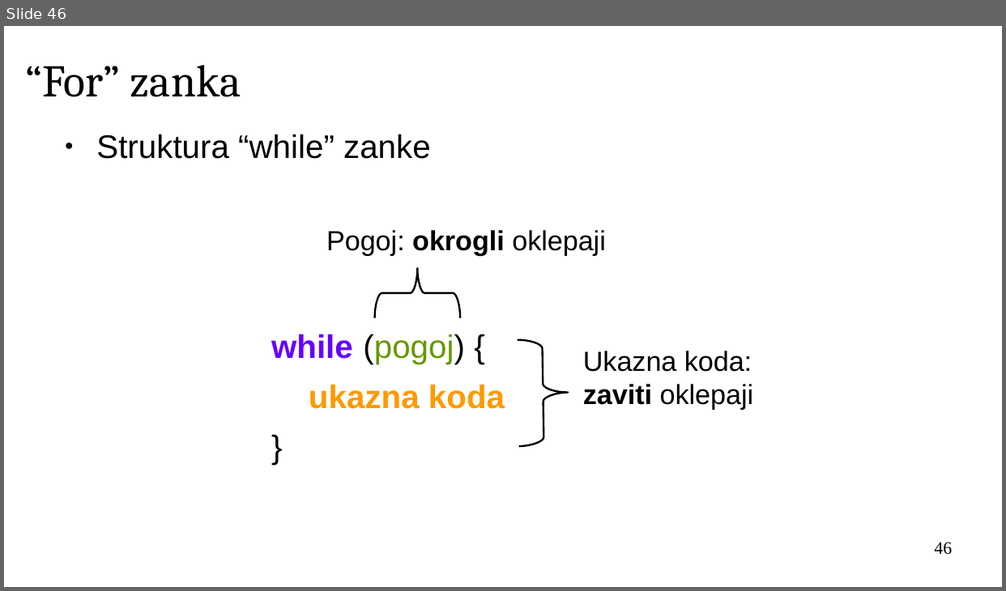
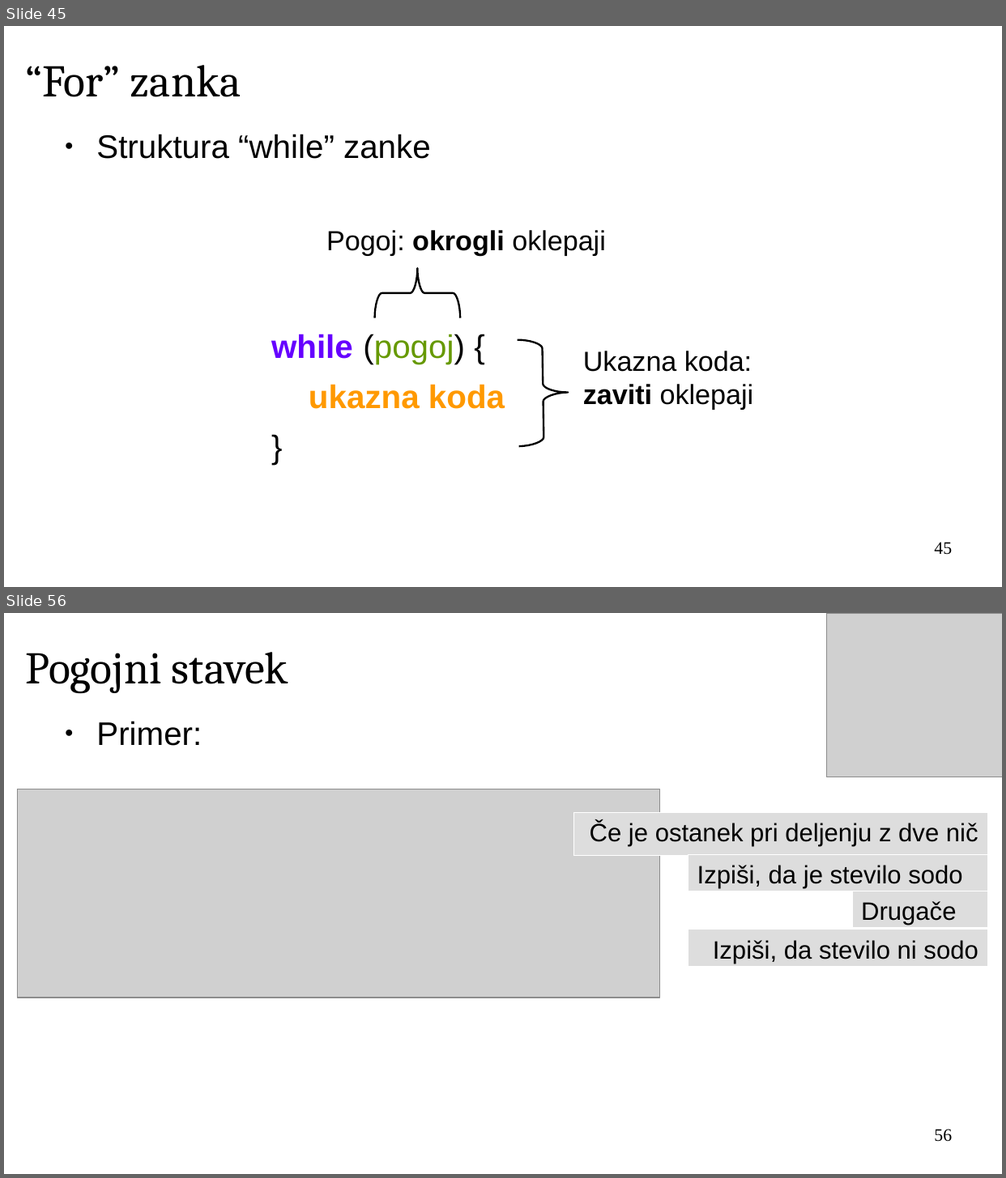
Before and after one commit to janaobsteter/R_tecaj, a slide deck: IT_Rtecaj.odp. Shown one above the other, each under a label of ours: slide 46 before the commit, slides 45 and 56 after it; the slides between them are not shown. The pictures are 1006x591 and 1006x1178 pixels, drawn with LibreOffice and Linux fonts; fonts in the diff are those of the drawing; grey boxes stand for pictures; background and template pictures are left out. Boxes give left, top, right and bottom in pixels: in the first picture for what was removed or moved away, otherwise in the second. Text is boxed around its words. In the diff, an @@ line names an element or a change of style, - is before the commit and + after.

```diff
--- a/IT_Rtecaj.odp
+++ b/IT_Rtecaj.odp
@@ slide 56 added at <box>4,613,1002,1174</box>, background #FFFFFF @@
@@ picture added at <box>827,613,1002,777</box> @@
@@ title added at <box>25,652,288,694</box>, 36 pt, text #000000 @@
+Pogojni stavek
@@ text added at <box>96,721,202,746</box>, 26 pt, text #000000 @@
+● Primer:
@@ picture added at <box>18,790,659,998</box> @@
@@ rectangle added at <box>574,812,988,854</box>, fill #DDDDDD, outline #FFFFFF 0 pt, 20 pt, text #000000 @@
+Če je ostanek pri deljenju z dve nič
@@ rectangle added at <box>688,854,988,892</box>, fill #DDDDDD, outline #FFFFFF 0 pt, 20 pt, text #000000 @@
+Izpiši, da je stevilo sodo
@@ rectangle added at <box>853,891,988,928</box>, fill #DDDDDD, outline #FFFFFF 0 pt, 20 pt, text #000000 @@
+Drugače
@@ rectangle added at <box>688,930,988,967</box>, fill #DDDDDD, outline #FFFFFF 0 pt, 20 pt, text #000000 @@
+Izpiši, da stevilo ni sodo
@@ page number added at <box>934,1129,952,1142</box>, 14 pt, text #000000 @@
+56
@@ what was slide 46 is now slide 45 @@
@@ page number at <box>934,542,952,555</box>: text changed @@
-46
+45
```
Also in this commit, not shown: 11 slides changed, 16 other slides added, 1 other file.
